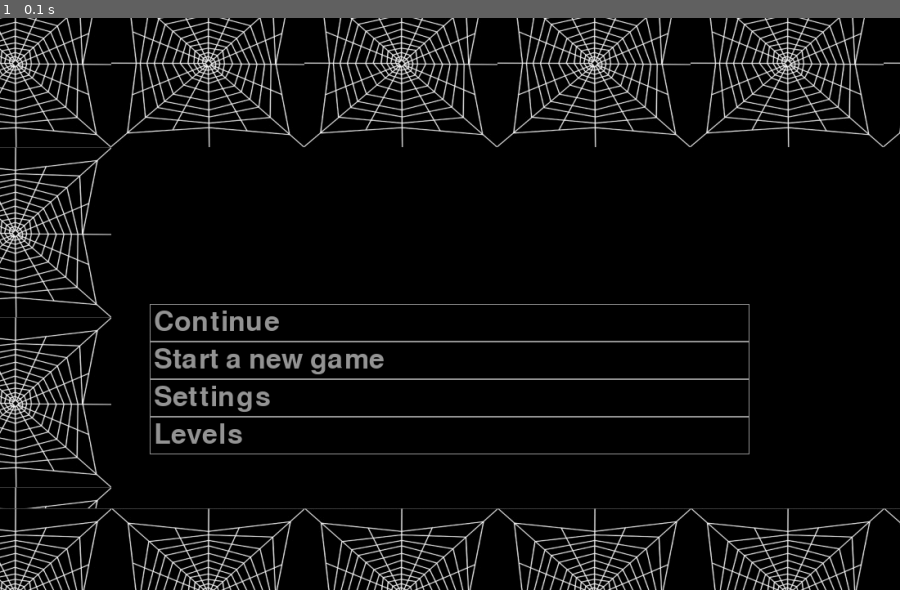
Above: before the commit, frame 1.
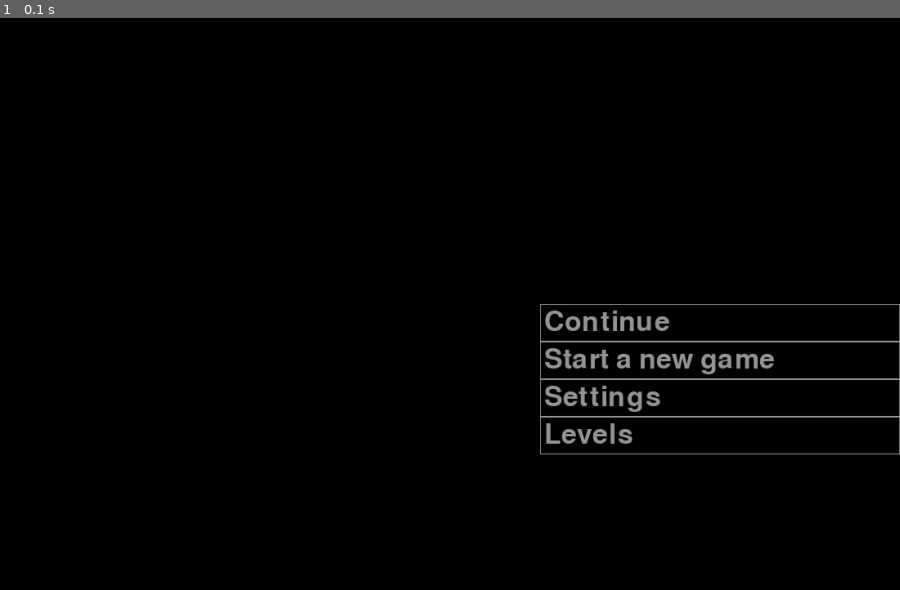
Above: after the commit, the same moment.

Repository: v-like-engine/the-cage-of-mage-pygame
Game: pygame game, started from main.py
The game is run twice, just before and just after one commit, with the same random seed, the same clock (stepped at 60 frames per second) and the same inputs.
Inputs:
- Up to frame 1 (0.1 s): no input

The runs differ from the first frame. In frame 1, 16% of the frame differs, in the area x 0-100%, y 0-100%.

Commit message:
Fix button location

Diff:
--- a/main_menu.py
+++ b/main_menu.py
@@ -8,42 +8,12 @@
         self.width = width
         self.height = height
         self.color = (150, 150, 150)
+        self.all_buttons = {}
         self.buttons()
 
         self.all_sprites = pygame.sprite.Group()
         self.web = 'web.jpg'
         self.web = self.load_image(self.web)
-        for i in range(10):
-            self.web_sprite = pygame.sprite.Sprite()
-            self.web_sprite.image = self.web
-            self.web_sprite.rect = self.web_sprite.image.get_rect()
-            self.web_sprite.rect.x = -100 + 236 * i
-            self.web_sprite.rect.y = -50
-            self.all_sprites.add(self.web_sprite)
-
-        for i in range(10):
-            self.web_sprite = pygame.sprite.Sprite()
-            self.web_sprite.image = self.web
-            self.web_sprite.rect = self.web_sprite.image.get_rect()
-            self.web_sprite.rect.x = -100
-            self.web_sprite.rect.y = -50 + 208 * i
-            self.all_sprites.add(self.web_sprite)
-
-        for i in range(10):
-            self.web_sprite = pygame.sprite.Sprite()
-            self.web_sprite.image = self.web
-            self.web_sprite.rect = self.web_sprite.image.get_rect()
-            self.web_sprite.rect.x = -100 + 236 * i
-            self.web_sprite.rect.y = self.height - 100
-            self.all_sprites.add(self.web_sprite)
-
-        for i in range(10):
-            self.web_sprite = pygame.sprite.Sprite()
-            self.web_sprite.image = self.web
-            self.web_sprite.rect = self.web_sprite.image.get_rect()
-            self.web_sprite.rect.x = -100 - 236 * i
-            self.web_sprite.rect.y = self.height - 100
-            self.all_sprites.add(self.web_sprite)
 
 
     def load_image(self, name):
@@ -59,9 +29,9 @@
         self.button_levels()
 
     def button_location(self):
-        self.rect_w = self.width // 1.5
+        self.rect_w = self.width // 5 * 2
         self.rect_h = self.height // 15
-        self.rect_x = self.width // 6
+        self.rect_x = self.width // 5 * 3
 
     def button_continue(self):
         self.text = self.font.render("Continue", 1, self.color)
